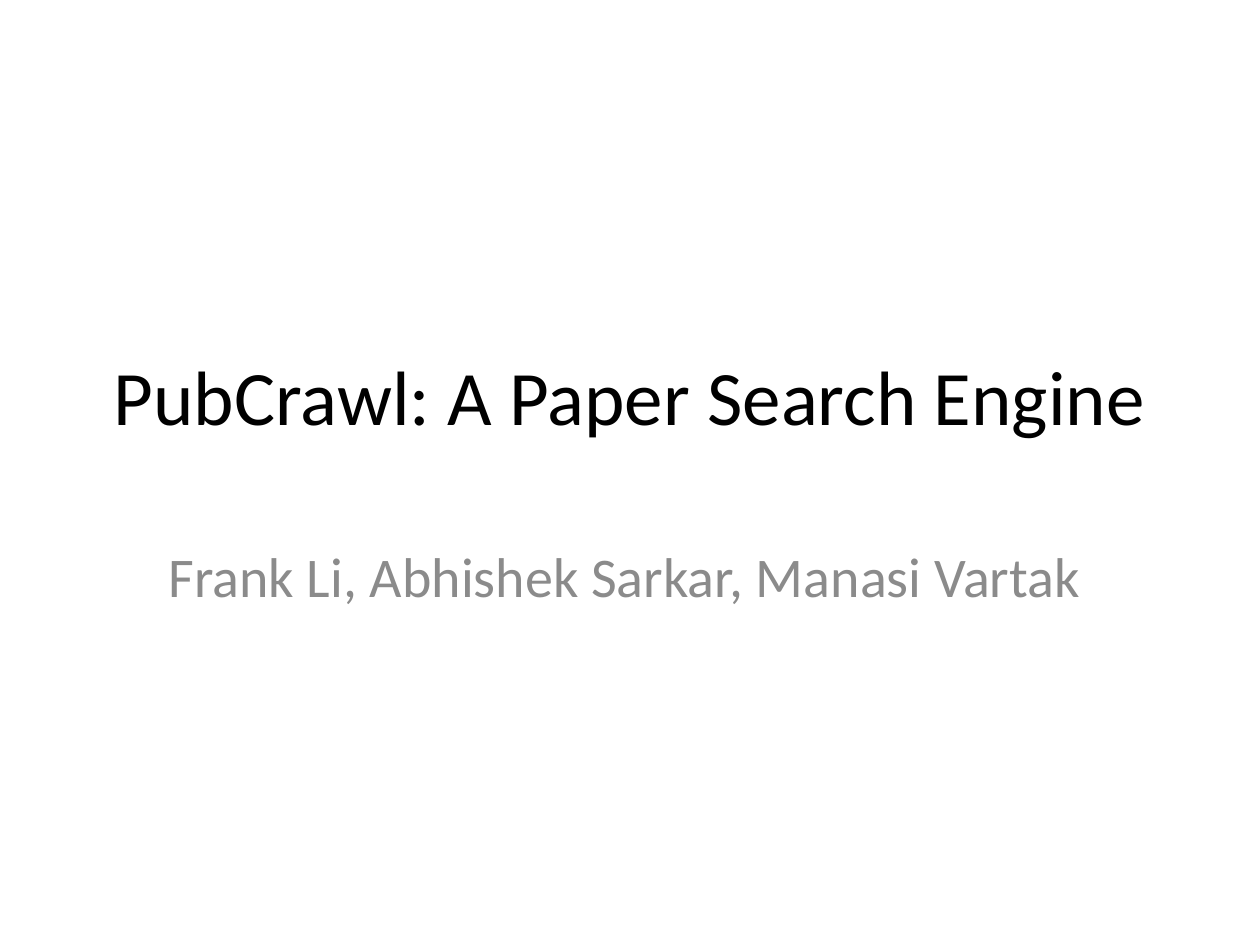
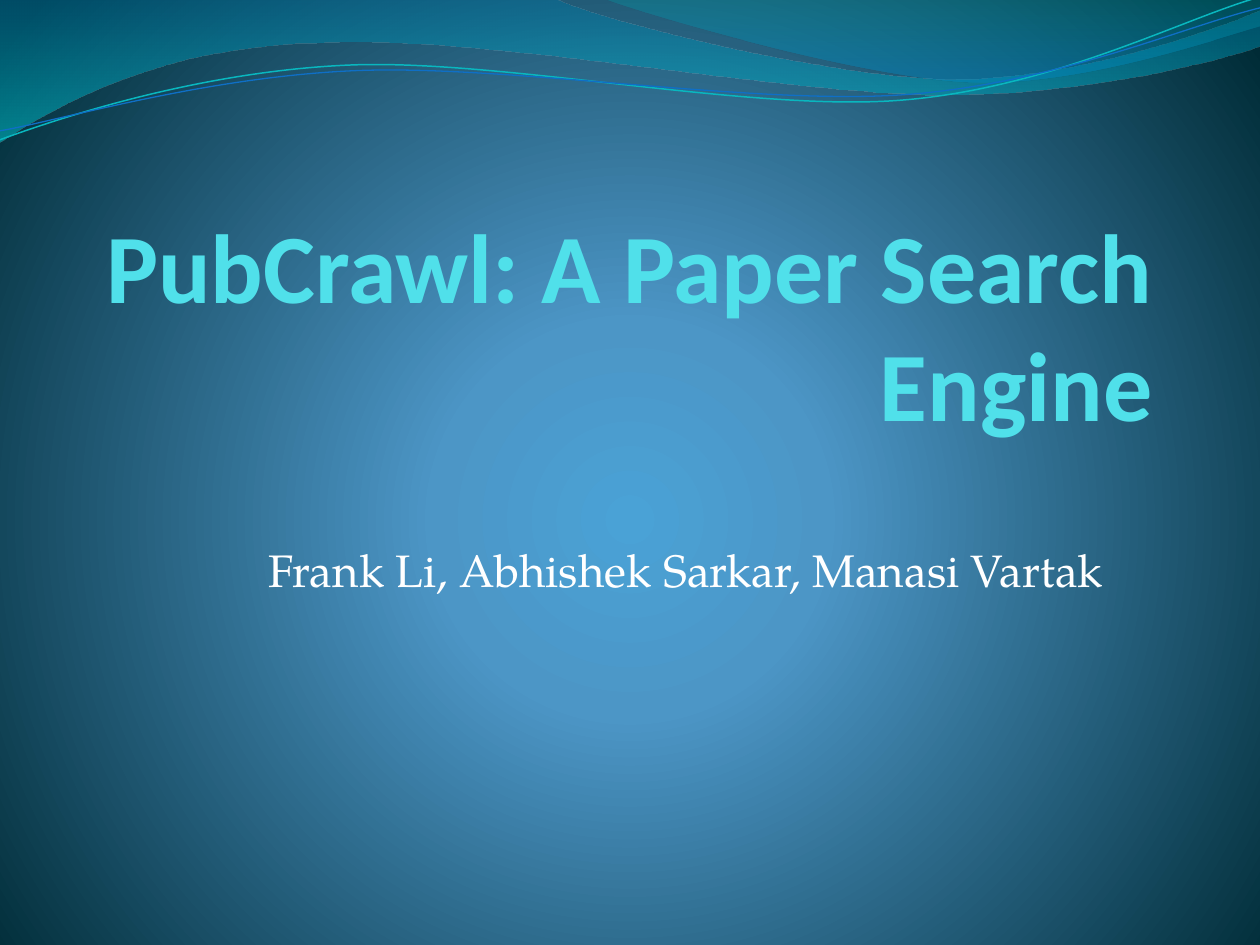
Before and after one commit to mvartakgithub/6.830-Final-Project, a slide deck: slide 1 of PubCrawlPresentation.pptx. Drawn at 1260x945 pixels with LibreOffice and Linux fonts; fonts in the diff are those of the drawing. Boxes give left, top, right and bottom in pixels: in the first picture for what was removed or moved away, otherwise in the second. Text is boxed around its words. In the diff, an @@ line names an element or a change of style, - is before the commit and + after.

```diff
--- a/PubCrawlPresentation.pptx
+++ b/PubCrawlPresentation.pptx
@@ background #FFFFFF to gradient #4AA0D6 to #4C98C7 to #002C38 @@
@@ freeform shape added at (x1=0, y1=0, x2=1260, y2=142), fill gradient #0074A1 to #00C6CF @@
@@ freeform shape added at (x1=0, y1=0, x2=1260, y2=147), outline #0AB8BF 0.85 pt @@
@@ freeform shape added at (x1=0, y1=8, x2=1260, y2=141), outline #0F6FC6 0.75 pt @@
@@ freeform shape added at (x1=604, y1=0, x2=1260, y2=87), fill gradient #00A1A9 to #008BBF @@
@@ title "PubCrawl: A Paper Search Engine" moved from (x1=114, y1=371, x2=1144, y2=439) to (x1=106, y1=222, x2=1153, y2=444) @@
@@ title "PubCrawl: A Paper Search Engine" at (x1=106, y1=222, x2=1153, y2=444): size 44 to 56 pt, text colour #000000 to #51E0EA, bold on; alignment centre to right; vertical alignment middle to bottom @@
@@ subtitle "Frank Li, Abhishek Sarkar, Manasi ..." at (x1=268, y1=554, x2=1103, y2=594): size 32 to 26 pt, font Calibri to TeX Gyre Pagella, text colour #8C8C8C to #FFFFFF; alignment centre to right; less space between paragraphs @@
```
Also in this commit, not shown: 8 other slides changed, 1 other file.
